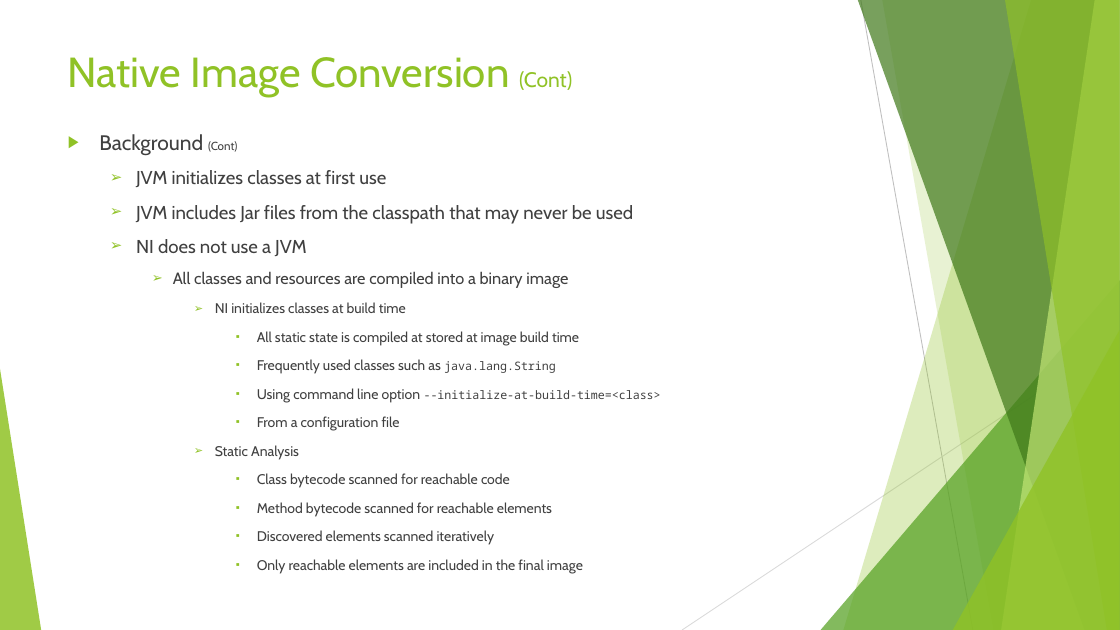
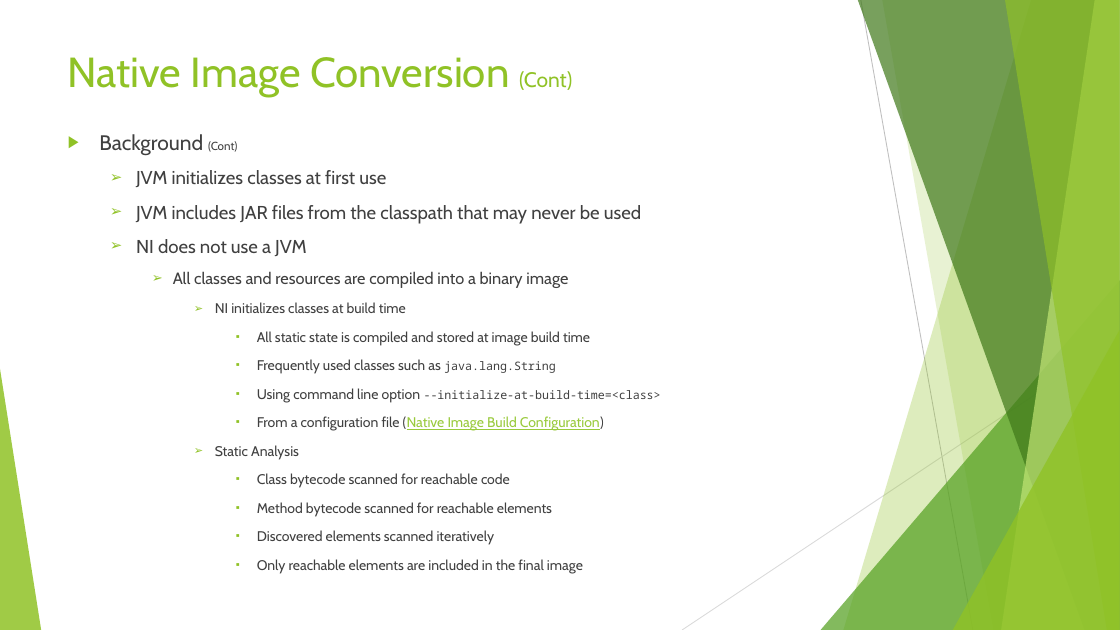
Before and after one commit to Rohan427/Qpid4Graal, a slide deck: slide 23 of doc/reference/GraalVm _Upgrade.pptx. Drawn at 1120x630 pixels with LibreOffice and Linux fonts; fonts in the diff are those of the drawing. Boxes give left, top, right and bottom in pixels: in the first picture for what was removed or moved away, otherwise in the second. Text is boxed around its words. In the diff, an @@ line names an element or a change of style, - is before the commit and + after.

```diff
--- a/doc/reference/GraalVm _Upgrade.pptx
+++ b/doc/reference/GraalVm _Upgrade.pptx
@@ text at (x1=136, y1=205, x2=641, y2=224): text changed @@
-  ➢ JVM includes Jar files from the classpath that may never be used
+  ➢ JVM includes JAR files from the classpath that may never be used
@@ text at (x1=257, y1=331, x2=590, y2=346): text changed @@
-        ▪ All static state is compiled at stored at image build time
+        ▪ All static state is compiled and stored at image build time
@@ text at (x1=257, y1=416, x2=604, y2=431): text changed; text colour #404040 to #99CA3C @@
-        ▪ From a configuration file
+        ▪ From a configuration file (Native Image Build Configuration)
```
Also in this commit, not shown: 11 other slides changed, 1 slide removed.
